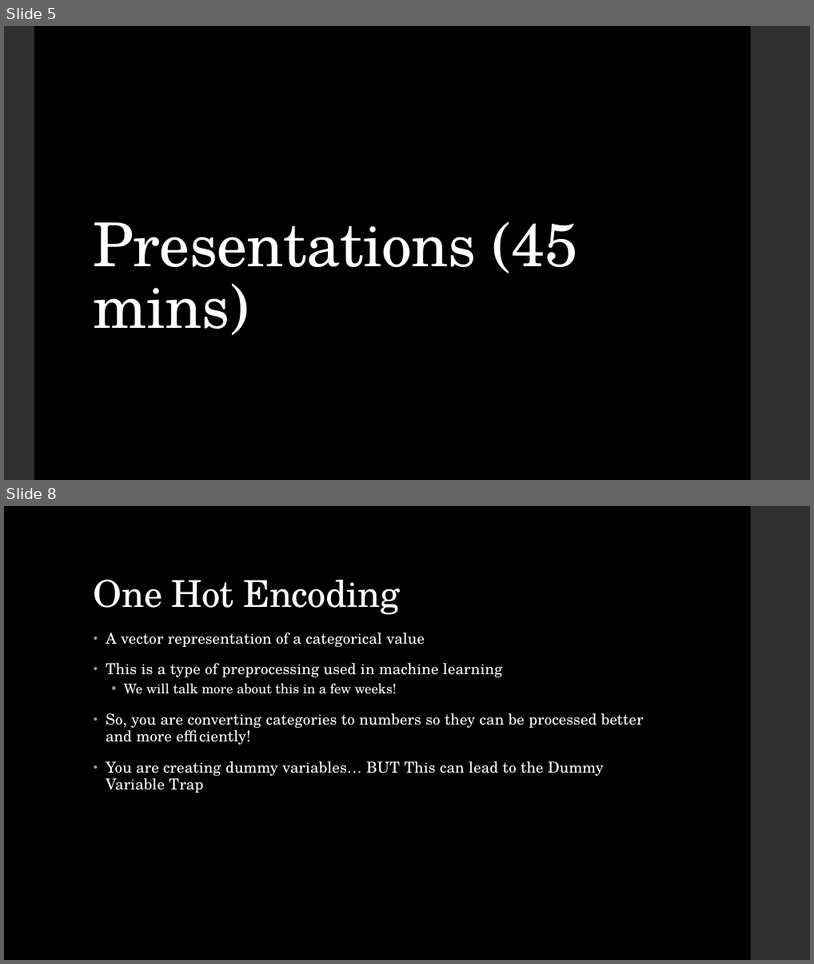
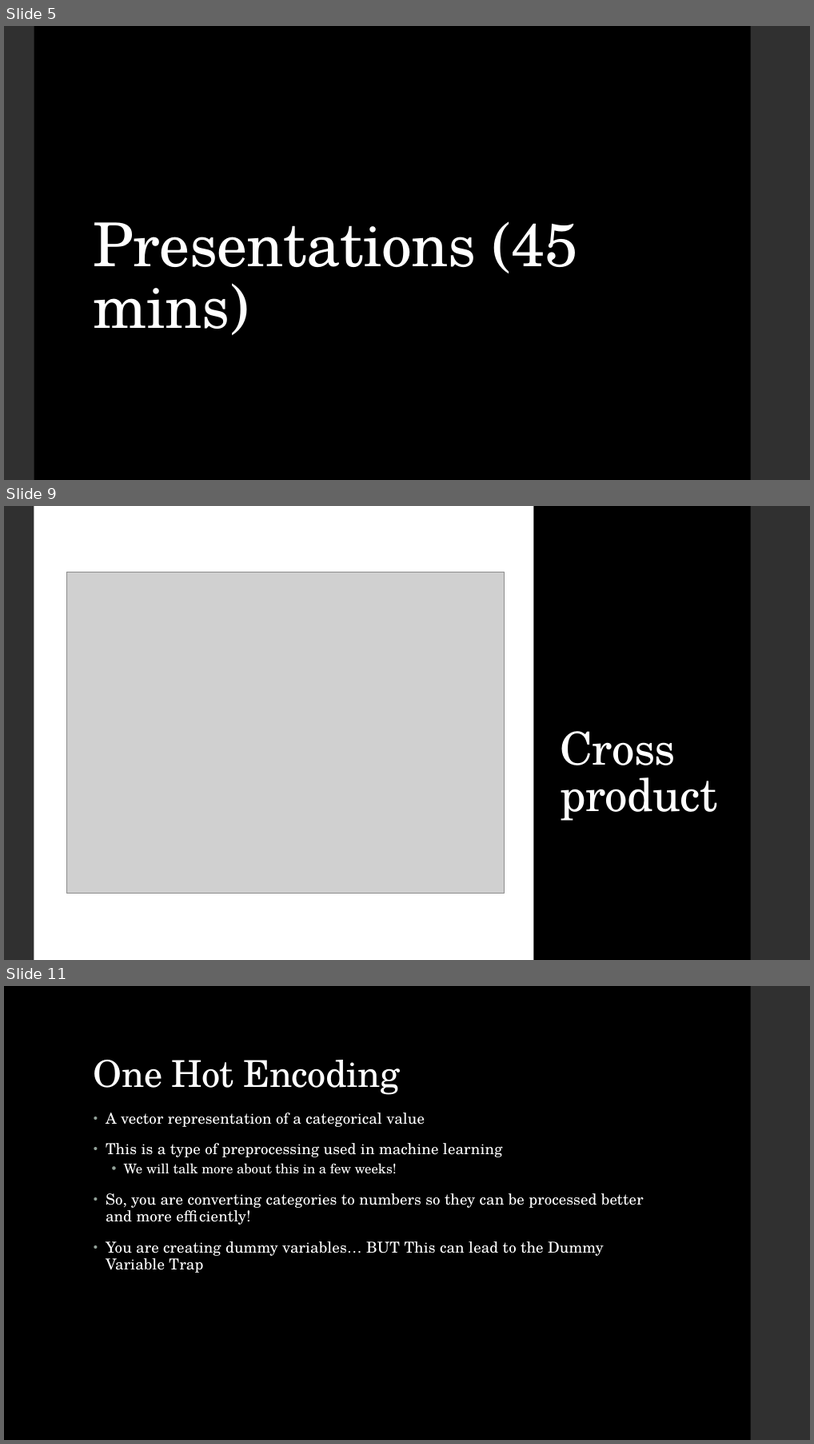
Before and after one commit to CMWatson2138/homework_10, a slide deck: week_10_presentation.pptx. Shown one above the other, each under a label of ours: slides 5 and 8 before the commit, slides 5, 9 and 11 after it; the slides between them are not shown. The pictures are 814x964 and 814x1444 pixels, drawn with LibreOffice and Linux fonts; fonts in the diff are those of the drawing; grey boxes stand for pictures. Boxes give left, top, right and bottom in pixels: in the first picture for what was removed or moved away, otherwise in the second. Text is boxed around its words. In the diff, an @@ line names an element or a change of style, - is before the commit and + after.

```diff
--- a/week_10_presentation.pptx
+++ b/week_10_presentation.pptx
@@ slide 9 added at (4,506,810,960), background #000000 @@
@@ rectangle added at (4,506,34,960), fill #303030 @@
@@ rectangle added at (34,506,534,960), fill #FFFFFF @@
@@ rectangle added at (751,506,810,960), fill #303030 @@
@@ picture added at (66,572,504,893) @@
@@ title added at (560,731,718,820), 54 pt, text #FFFFFF @@
+Cross product
@@ what was slide 8 is now slide 11 @@
```
Also in this commit, not shown: 3 slides changed, 3 other slides added, 1 slide removed, 5 other files.
